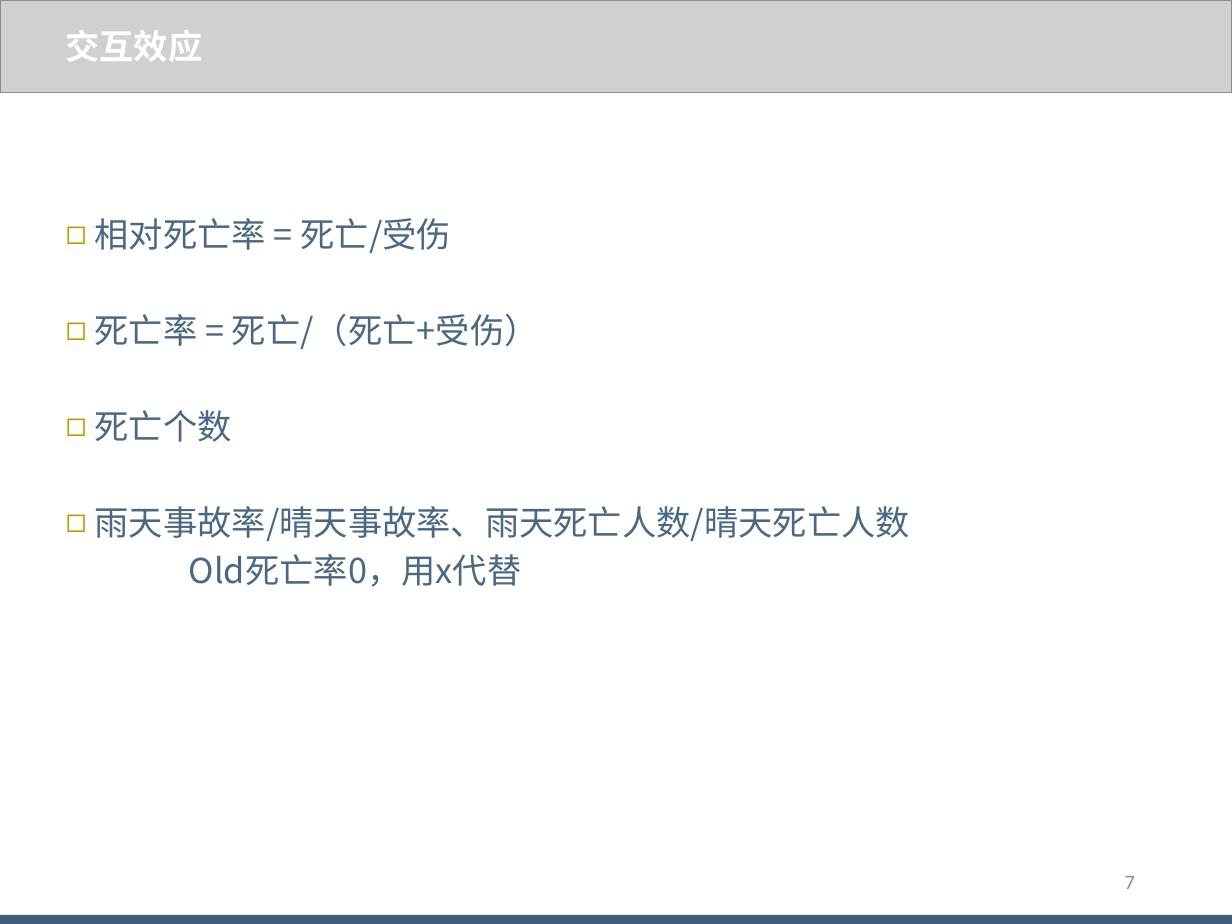
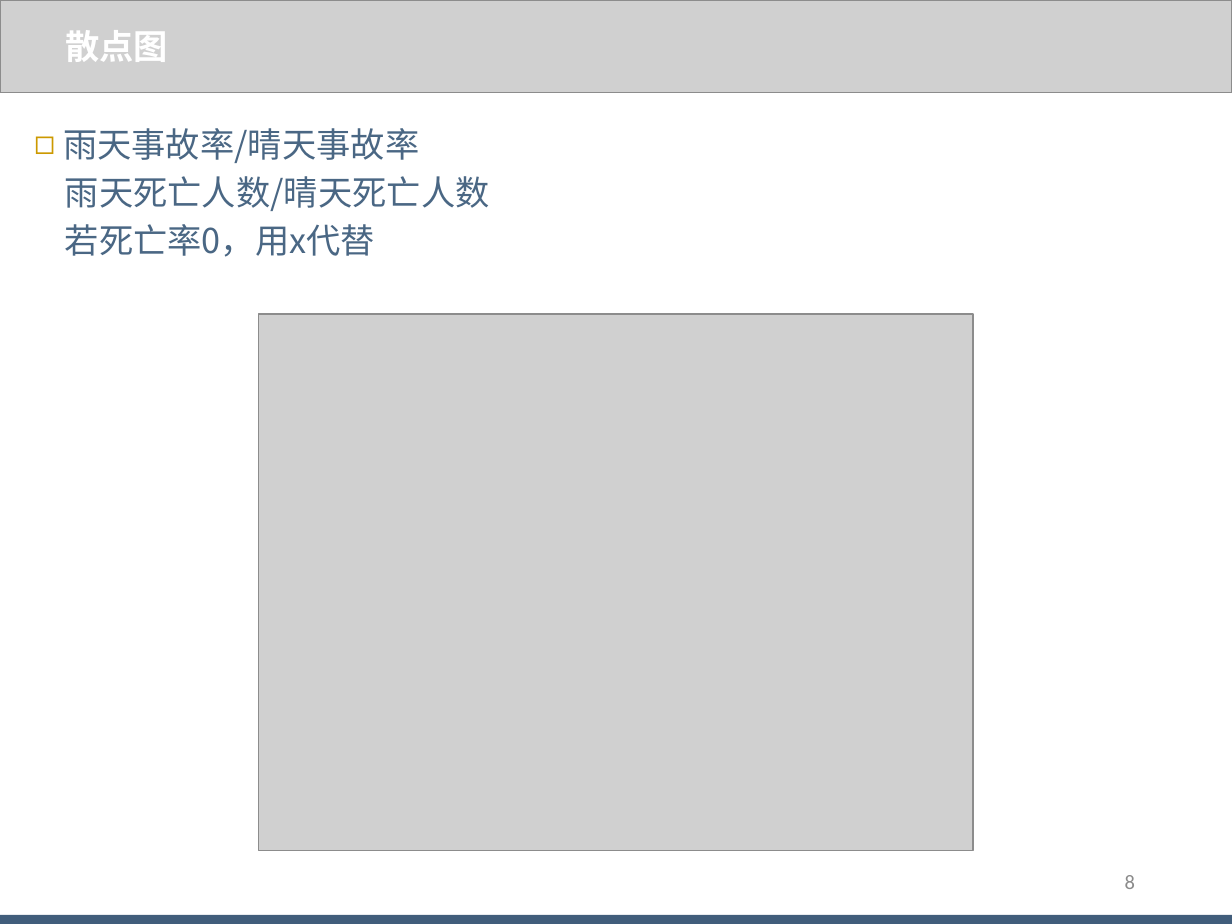
Before and after one commit to WJ-Lai/AccidentMission, a slide deck: slide 8 of 【阶段性汇报】/20180729/阶段性汇报_赖伟鉴_20180729.pptx (slide 7 before the commit). Drawn at 1232x924 pixels with LibreOffice and Linux fonts; fonts in the diff are those of the drawing; grey boxes stand for pictures. Boxes give left, top, right and bottom in pixels: in the first picture for what was removed or moved away, otherwise in the second. Text is boxed around its words. In the diff, an @@ line names an element or a change of style, - is before the commit and + after.

```diff
--- a/【阶段性汇报】/20180729/阶段性汇报_赖伟鉴_20180729.pptx
+++ b/【阶段性汇报】/20180729/阶段性汇报_赖伟鉴_20180729.pptx
@@ text at [65, 30, 168, 62]: text changed @@
-交互效应
+散点图
@@ text at [63, 128, 490, 257]: text changed @@
-◻ 相对死亡率 = 死亡/受伤
-◻ 死亡率 = 死亡/（死亡+受伤）
-◻ 死亡个数
-◻ 雨天事故率/晴天事故率、雨天死亡人数/晴天死亡人数
-Old死亡率0，用x代替
+◻ 雨天事故率/晴天事故率
+雨天死亡人数/晴天死亡人数
+若死亡率0，用x代替
@@ picture added at [259, 314, 973, 850] @@
@@ page number at [1125, 875, 1135, 889]: text changed @@
-7
+8
```
Also in this commit, not shown: 5 other slides changed, 6 slides added, 56 other files.
